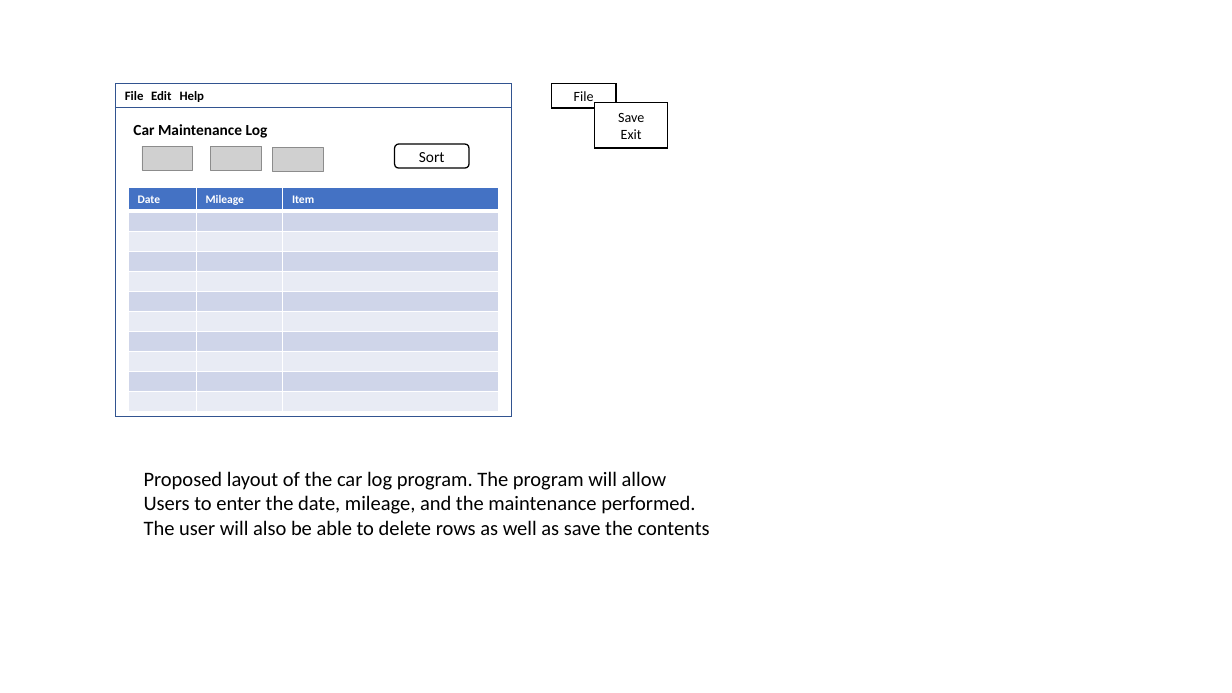
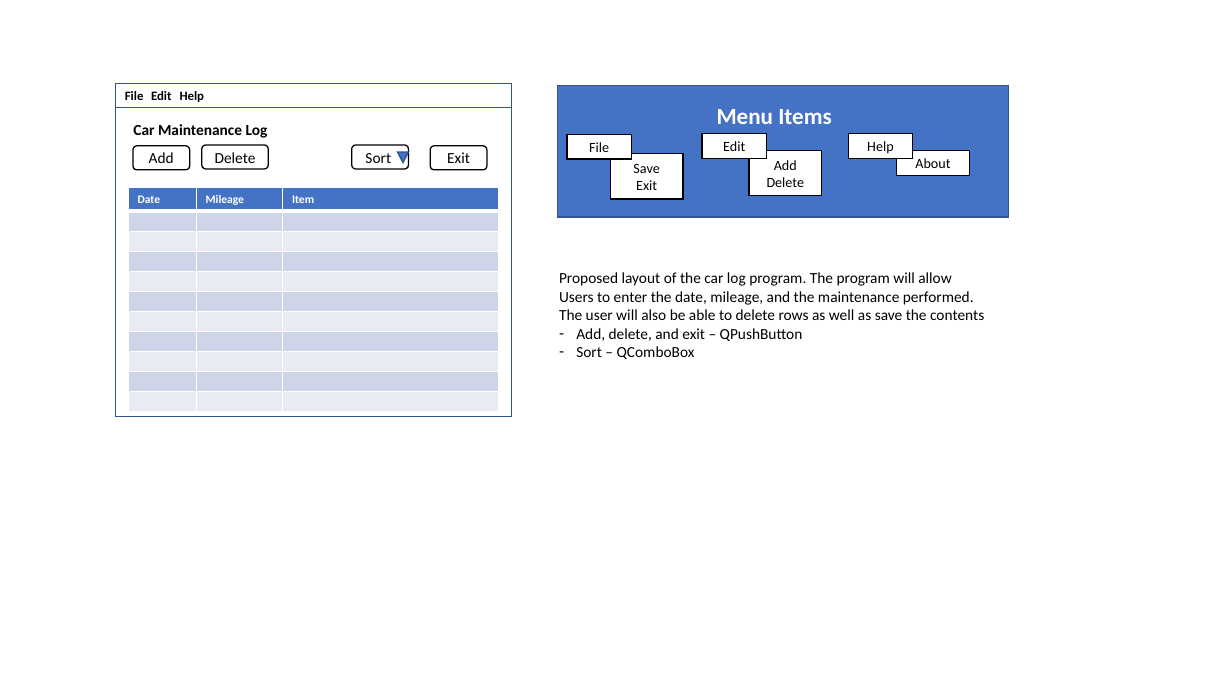
Before and after one commit to power2dmax/CAM-Python, a slide deck: slide 1 of PyQt5/car_log/car_log_layout.pptx. Drawn at 1232x693 pixels with LibreOffice and Linux fonts; fonts in the diff are those of the drawing; grey boxes stand for pictures. Boxes give left, top, right and bottom in pixels: in the first picture for what was removed or moved away, otherwise in the second. Text is boxed around its words. In the diff, an @@ line names an element or a change of style, - is before the commit and + after.

```diff
--- a/PyQt5/car_log/car_log_layout.pptx
+++ b/PyQt5/car_log/car_log_layout.pptx
@@ rectangle added at [557,86,1009,217], fill #4472C4, outline #325491 1 pt @@
@@ text added at [717,109,831,124], 18 pt, text #FFFFFF, bold @@
+Menu Items
@@ rounded rectangle added at [133,146,189,170], fill #FFFFFF, outline #000000 1 pt, 12 pt, text #000000 @@
+Add
@@ picture removed at [142,146,193,170] @@
@@ rounded rectangle added at [201,145,268,169], fill #FFFFFF, outline #000000 1 pt, 12 pt, text #000000 @@
+Delete
@@ picture removed at [211,146,262,170] @@
@@ picture removed at [272,147,323,171] @@
@@ rounded rectangle "Sort": place and size @@
-rounded rectangle "Sort" at [395,144,470,168]
+rounded rectangle "Sort" at [352,145,409,169]
@@ rounded rectangle added at [431,146,487,170], fill #FFFFFF, outline #000000 1 pt, 12 pt, text #000000 @@
+Exit
@@ rectangle "File": place and size @@
-rectangle "File" at [552,83,616,108]
+rectangle "File" at [567,134,632,159]
@@ rectangle added at [702,133,767,158], fill #FFFFFF, outline #000000 1 pt, 11 pt, text #000000 @@
+Edit
@@ rectangle added at [848,133,913,158], fill #FFFFFF, outline #000000 1 pt, 11 pt, text #000000 @@
+Help
@@ triangle added at [397,152,409,163], fill #4472C4, outline #325491 1 pt @@
@@ rectangle "Save": place and size @@
-rectangle "Save" at [595,103,668,148]
+rectangle "Save" at [610,153,683,199]
@@ rectangle added at [750,151,823,196], fill #FFFFFF, outline #000000 1 pt, 11 pt, text #000000 @@
+Add
+Delete
@@ rectangle added at [897,151,970,176], fill #FFFFFF, outline #000000 1 pt, 11 pt, text #000000 @@
+About
@@ text "Proposed layout of the car ...": place and size @@
-text "Proposed layout of the car ..." at [144,471,710,535]
+text "Proposed layout of the car ..." at [559,272,984,359]
@@ text at [559,272,984,320]: size 16 to 12 pt in "Proposed layout of the car log program. ...", "Users to enter the date, mileage, and ...", "The user will also be able to ..." @@
@@ text at [576,328,803,359]: paragraphs added @@
+– Add, delete, and exit – QPushButton
+– Sort – QComboBox
```
